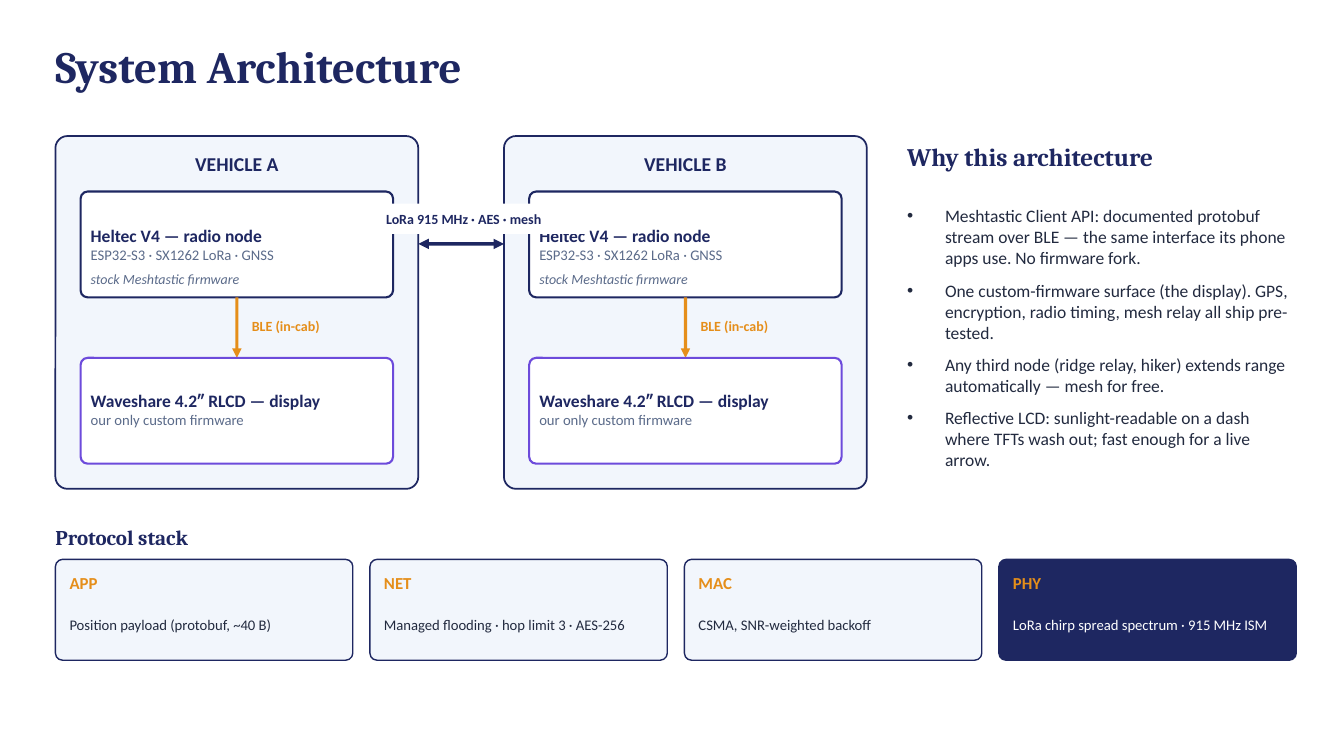
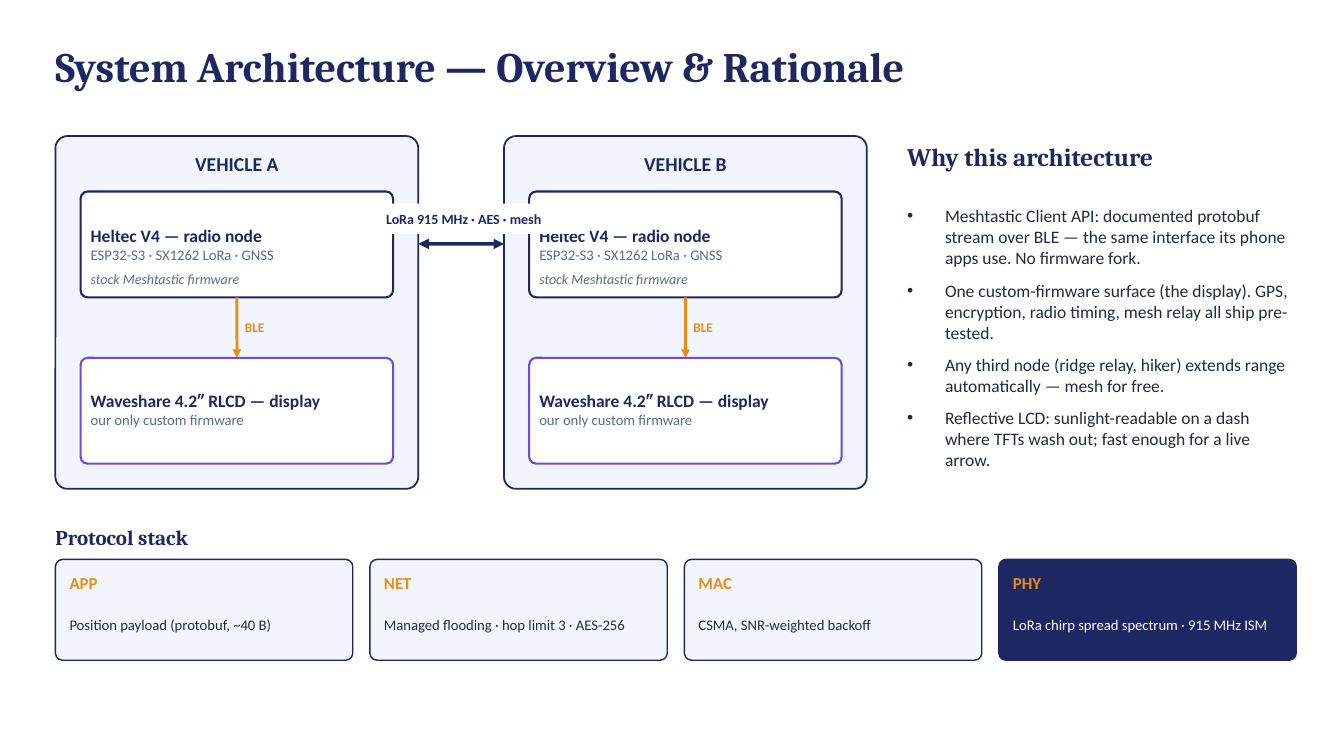
Before and after one commit to deosgracius/offgrid-vehicle-tracker, a slide deck: slide 2 of docs/presentations/Group9_Presentation2_Weeks1-2.pptx (slide 3 before the commit). Drawn at 1344x756 pixels with LibreOffice and Linux fonts; fonts in the diff are those of the drawing. Boxes give left, top, right and bottom in pixels: in the first picture for what was removed or moved away, otherwise in the second. Text is boxed around its words. In the diff, an @@ line names an element or a change of style, - is before the commit and + after.

```diff
--- a/docs/presentations/Group9_Presentation2_Weeks1-2.pptx
+++ b/docs/presentations/Group9_Presentation2_Weeks1-2.pptx
@@ text at <box>55,53,904,92</box>: text changed; size 32 to 30 pt @@
-System Architecture
+System Architecture — Overview & Rationale
@@ text at <box>245,323,264,332</box>: text changed; size 10 to 9.5 pt @@
-BLE (in-cab)
+BLE
@@ text at <box>693,323,712,332</box>: text changed; size 10 to 9.5 pt @@
-BLE (in-cab)
+BLE
```
Also in this commit, not shown: 3 other slides changed, 5 slides added, 5 slides removed.
